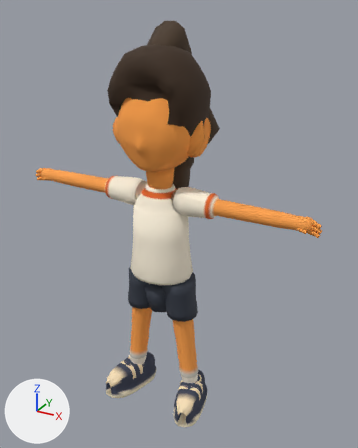
The Blender file assets/v2/source/rocket-rosa-pilot.blend, before and after one commit.
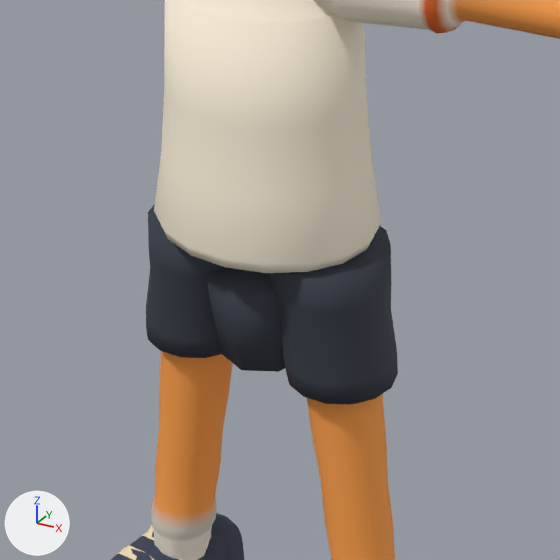
Each version appears first whole from a 50 mm camera at (2.4, -3.98, 4.2) aimed at (0.13, 0.15, 2.14), and next in a close-up on the part from 25% to 68% of the width and 47% to 81% of the height. Lighting does not change. The marker at lower left points along +X, +Y and +Z. The older version's two pictures come first.

Objects in the first close-up: 'kid_rocket_LOD0'.
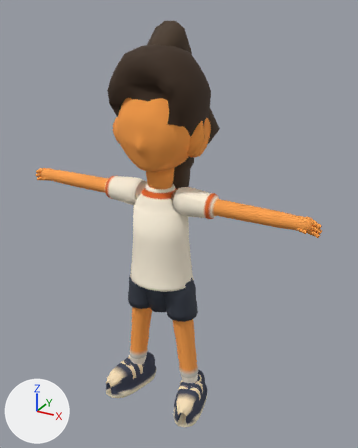
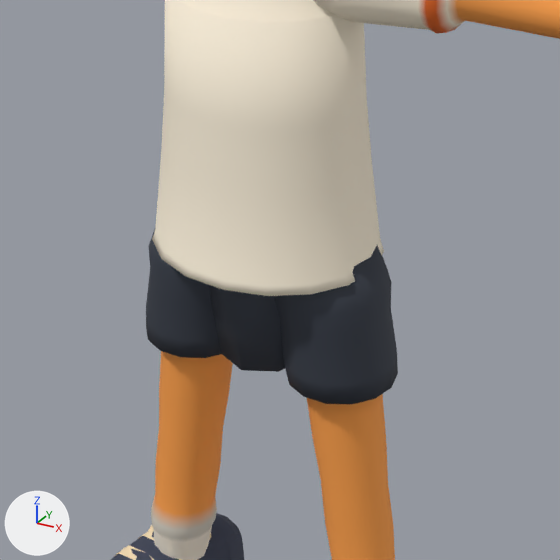
Boxes (x1, y1, x2, y2) around the edits, measured in the close-ups (560 x 560 px; the box of a moved part takes in the faces that stretch with it):
```json
{"part": 1, "of": "me_kid_rocket_lod0_mesh", "change": "moved or reshaped", "before": [207, 268, 285, 372], "after": [210, 285, 285, 372]}
{"part": 2, "of": "me_kid_rocket_lod0_mesh", "change": "moved or reshaped", "before": [148, 152, 391, 315], "after": [149, 152, 391, 315]}
```

Scene script edits in JSON lines:
```json
{"block": "me_kid_rocket_lod0_mesh", "where": "me_kid_rocket_lod0_mesh.from_pydata(...)  # 3434 vertices, 3532 faces; spans x -1.62..1.62, y -0.46..0.53, z 0.01..4.08"}
{"block": "me_kid_rocket_lod0_mesh", "where": "# used by ob_kid_rocket_lod0; location = (0.0, 0.0, 0.0)"}
{"block": "me_kid_rocket_lod0_mesh", "change": "me_kid_rocket_lod0_mesh part 1: the loose piece of 26 vertices spanning x -0.18..0.18, y -0.21..0.21, z 1.2..1.5 is scaled about its middle by (1.05, 1.01, 1.4), then moved by (0.0, 0.0, 0.06)"}
{"block": "me_kid_rocket_lod0_mesh", "change": "me_kid_rocket_lod0_mesh part 2: 63 of 3434 vertices moved; they spanned x -0.38..0.38, y -0.29..0.29, z 1.6..1.65 and now span x -0.35..0.35, y -0.3..0.3, z 1.56..1.6; mean shift (0.0, 0.0, -0.04); largest move (0.34, 0.0, 1.65) -> (0.34, 0.0, 1.59)"}
```
